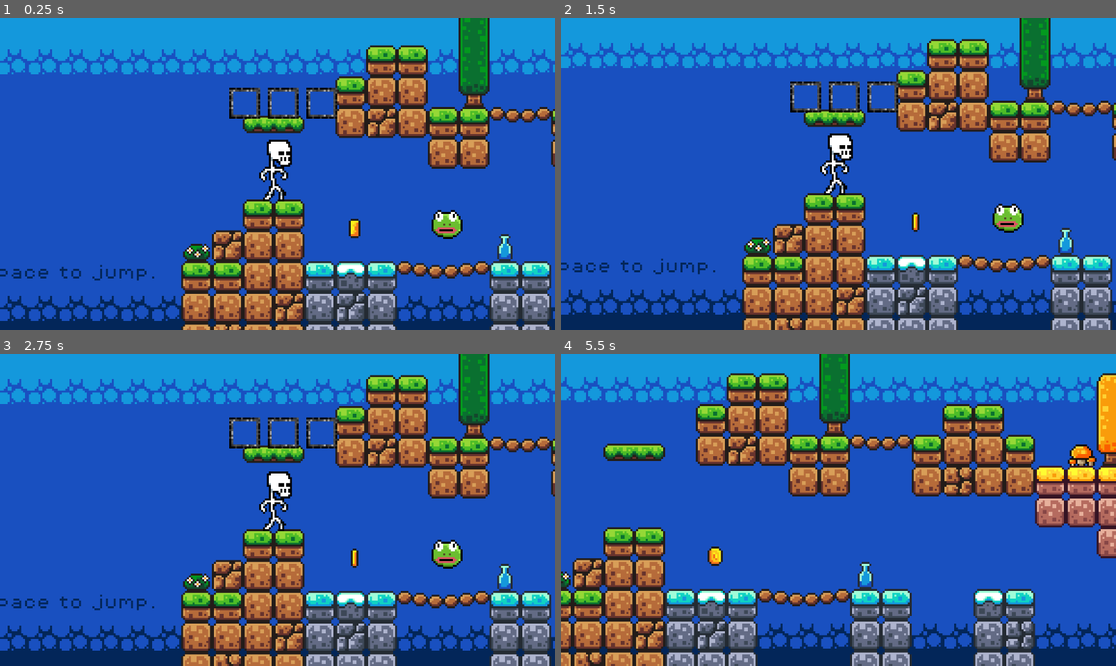
Above: before the commit, frames 1-4 (two rows, left to right).
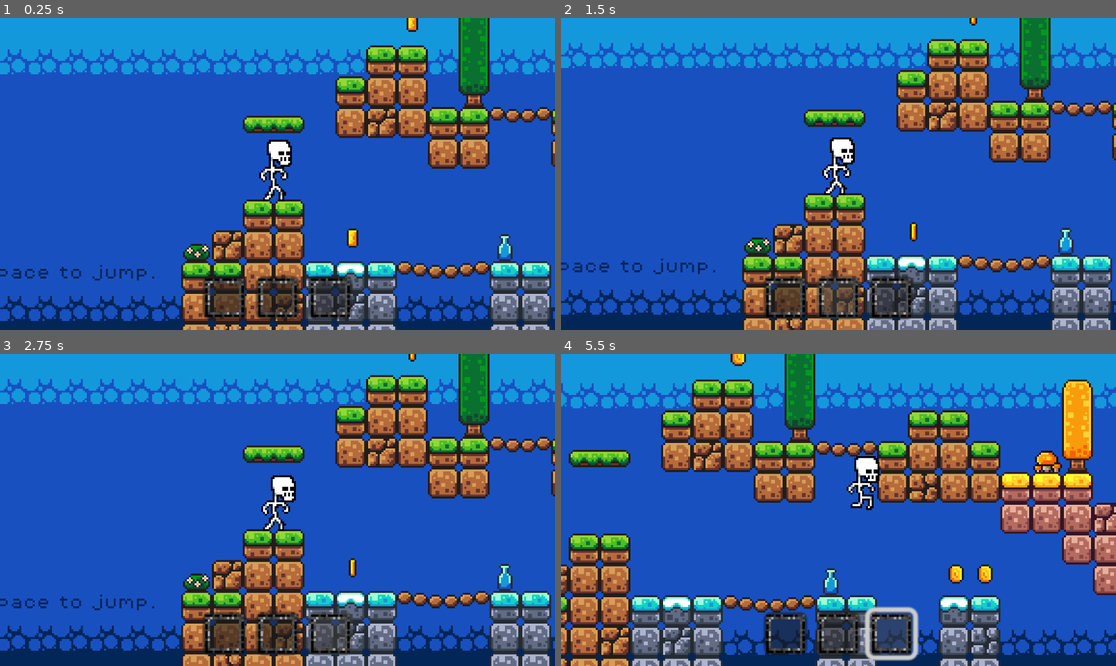
Above: after the commit, the same moments.

Repository: TronicAT/FGJ
Game: Godot game, scene res://scenes/game.tscn
Same seed, same stepped clock (60 frames per second), same inputs: the game is played once before the commit and once after it.
Inputs (mouse positions are in pixels of both pictures, inside the frame that each line leads up to):
- Up to frame 1 (0.25 s): no input
- Up to frame 2 (1.5 s): click (783, 298) at 0.52 s; click (838, 298) at 1.27 s
- Up to frame 3 (2.75 s): click (333, 634) at 2.02 s
- Up to frame 4 (5.5 s): hold Right (move_right) 2.78-4.28 s; tap E (mask_next, bound only before the commit) at 2.85, 4.55, 5.1 s; tap Space (jump) at 3.02, 3.32, 3.77, 3.8, 4.07, 4.35, 5.27 s; tap Q (mask_prev, bound only before the commit) at 3.05, 3.6, 5.3 s; hold Left (move_left) 4.28-5.03 s; hold Right (move_right) from 5.03 s (still down)

The runs differ from the first frame. In frame 1, 4.1% of the frame differs, in the area x 36-84%, y 0-97%; in frame 2, 4.5%; in frame 3, 4.4%; in frame 4, 52%, in the area x 0-100%, y 0-100%.

Commit message:
reset all

Diff:
--- a/GameJam/First Game/default_bus_layout.tres
+++ b/GameJam/First Game/default_bus_layout.tres
@@ -5,11 +5,11 @@
 bus/1/solo = false
 bus/1/mute = false
 bus/1/bypass_fx = false
-bus/1/volume_db = -13.51011
+bus/1/volume_db = -11.9576
 bus/1/send = &"Master"
 bus/2/name = &"SFX"
 bus/2/solo = false
 bus/2/mute = false
 bus/2/bypass_fx = false
-bus/2/volume_db = -9.632782
+bus/2/volume_db = 0.0
 bus/2/send = &"Master"
--- a/GameJam/First Game/project.godot
+++ b/GameJam/First Game/project.godot
@@ -50,17 +50,6 @@
 , Object(InputEventKey,"resource_local_to_scene":false,"resource_name":"","device":-1,"window_id":0,"alt_pressed":false …(183 unchanged characters)…
 ]
 }
-mask_next={
-"deadzone": 0.5,
-"events": [Object(InputEventKey,"resource_local_to_scene":false,"resource_name":"","device":0,"window_id":0,"alt_pressed":false,"shift_pressed":false,"ctrl_pressed":false,"meta_pressed":false,"pressed":false,"keycode":0,"physical_keycode":69,"key_label":0,"unicode":0,"location":0,"echo":false,"script":null)
-, Object(InputEventMouseButton,"resource_local_to_scene":false,"resource_name":"","device":-1,"window_id":0,"alt_pressed":false,"shift_pressed":false,"ctrl_pressed":false,"meta_pressed":false,"button_mask":0,"position":Vector2(0, 0),"global_position":Vector2(0, 0),"factor":1.0,"button_index":4,"canceled":false,"pressed":false,"double_click":false,"script":null)
-]
-}
-mask_prev={
-"deadzone": 0.5,
-"events": [Object(InputEventKey,"resource_local_to_scene":false,"resource_name":"","device":0,"window_id":0,"alt_pressed":false,"shift_pressed":false,"ctrl_pressed":false,"meta_pressed":false,"pressed":false,"keycode":0,"physical_keycode":81,"key_label":0,"unicode":0,"location":0,"echo":false,"script":null)
-]
-}
 
 [rendering]
 
--- /dev/null
+++ b/GameJam/First Game/scenes/Gui/hotbar.tscn
@@ -0,0 +1,21 @@
+[gd_scene format=3 uid="uid://enwike2q3h7q"]
+
+[ext_resource type="PackedScene" uid="uid://c2dmgryxgm5o5" path="res://scenes/Gui/hotbar_slot.tscn" id="1_aiy2w"]
+
+[node name="Hotbar" type="HBoxContainer" unique_id=762887400]
+offset_right = 62.0
+offset_bottom = 18.0
+scale = Vector2(5, 5)
+alignment = 1
+
+[node name="Slot1" parent="." unique_id=1596212299 instance=ExtResource("1_aiy2w")]
+custom_minimum_size = Vector2(18, 18)
+layout_mode = 2
+
+[node name="Slot2" parent="." unique_id=1891148693 instance=ExtResource("1_aiy2w")]
+custom_minimum_size = Vector2(18, 18)
+layout_mode = 2
+
+[node name="Slot3" parent="." unique_id=1611187186 instance=ExtResource("1_aiy2w")]
+custom_minimum_size = Vector2(18, 18)
+layout_mode = 2
--- /dev/null
+++ b/GameJam/First Game/scenes/Gui/hotbar_slot.gd
@@ -0,0 +1,11 @@
+extends Button
+
+
+# Called when the node enters the scene tree for the first time.
+func _ready() -> void:
+	pass # Replace with function body.
+
+
+# Called every frame. 'delta' is the elapsed time since the previous frame.
+func _process(delta: float) -> void:
+	pass
--- /dev/null
+++ b/GameJam/First Game/scenes/Gui/hotbar_slot.tscn
@@ -0,0 +1,13 @@
+[gd_scene format=3 uid="uid://c2dmgryxgm5o5"]
+
+[ext_resource type="Texture2D" uid="uid://bs7eetlphjli" path="res://assets/sprites/InventoryUi.png" id="1_crbfx"]
+[ext_resource type="Script" uid="uid://bpteb5jth5mvk" path="res://scenes/Gui/hotbar_slot.gd" id="1_vbelh"]
+
+[node name="Button" type="Button" unique_id=1596212299]
+offset_right = 18.0
+offset_bottom = 18.0
+script = ExtResource("1_vbelh")
+
+[node name="Sprite2D" type="Sprite2D" parent="." unique_id=670030428]
+position = Vector2(9, 9)
+texture = ExtResource("1_crbfx")
--- a/GameJam/First Game/scenes/game.tscn
+++ b/GameJam/First Game/scenes/game.tscn
@@ -6,11 +6,10 @@
 [ext_resource type="Texture2D" uid="uid://d0q2g65ahgok" path="res://assets/sprites/world_tileset.png" id="2_r1crl"]
 [ext_resource type="PackedScene" uid="uid://bgv5v2fxqlswe" path="res://scenes/platform.tscn" id="3_cmfc3"]
 [ext_resource type="PackedScene" uid="uid://pqp5qaw561fr" path="res://scenes/coin.tscn" id="4_28cek"]
-[ext_resource type="PackedScene" uid="uid://dbguj5rslm1wb" path="res://scenes/ui/ActiveInventoryUI.tscn" id="5_vtaks"]
 [ext_resource type="PackedScene" uid="uid://dtrbka1ef726o" path="res://scenes/killzone.tscn" id="5_x8euu"]
 [ext_resource type="PackedScene" uid="uid://d2w2i5h0lhc6l" path="res://scenes/slime.tscn" id="6_l0s6b"]
 [ext_resource type="FontFile" uid="uid://dbjl1e6kdxpl6" path="res://assets/fonts/PixelOperator8.ttf" id="7_8cblx"]
-[ext_resource type="PackedScene" uid="uid://c7tg6ineb5ts7" path="res://scenes/jump_mask.tscn" id="7_kvpfn"]
+[ext_resource type="PackedScene" uid="uid://enwike2q3h7q" path="res://scenes/Gui/hotbar.tscn" id="10_vtaks"]
 
 [sub_resource type="TileSetAtlasSource" id="TileSetAtlasSource_ashvg"]
 texture = ExtResource("2_r1crl")
@@ -218,13 +217,13 @@
 &"move": SubResource("Animation_bm7kf")
 }
 
-[node name="Game" type="Node2D" unique_id=1577805767]
-
-[node name="GameManager" type="Node" parent="." unique_id=813975169]
+[node name="Game" type="Node2D" unique_id=610318011]
+
+[node name="GameManager" type="Node" parent="." unique_id=1524843585]
 unique_name_in_owner = true
 script = ExtResource("1_l4ihi")
 
-[node name="ScoreLabel" type="Label" parent="GameManager" unique_id=1204028662]
+[node name="ScoreLabel" type="Label" parent="GameManager" unique_id=1664322653]
 offset_left = 513.0
 offset_top = -144.0
 offset_right = 618.0
@@ -236,7 +235,7 @@
 horizontal_alignment = 1
 autowrap_mode = 2
 
-[node name="TileMap" type="TileMap" parent="." unique_id=396358986]
+[node name="TileMap" type="TileMap" parent="." unique_id=1146563320]
 tile_set = SubResource("TileSet_wvtw0")
 format = 2
 layer_0/name = "Background"
@@ -244,59 +243,69 @@
 layer_1/name = "Mid"
 layer_1/tile_data = PackedInt32Array(196609, 0, 0, 196610, 0, 0, 393215, 0, 0, 327680, 0, 0, 327683, 393216, 0, 327684, …(3625 unchanged characters)…
 
-[node name="Player" parent="." unique_id=2117723881 instance=ExtResource("1_rbmkf")]
-light_mask = 3
-visibility_layer = 3
+[node name="Player" parent="." unique_id=1597365151 instance=ExtResource("1_rbmkf")]
 position = Vector2(34, 37)
 
-[node name="Camera2D" type="Camera2D" parent="Player" unique_id=2087779663]
+[node name="Camera2D" type="Camera2D" parent="Player" unique_id=1380497910]
 position = Vector2(0, -7)
 zoom = Vector2(4, 4)
 limit_bottom = 120
 limit_smoothed = true
 position_smoothing_enabled = true
 
-[node name="ActiveInventoryUI" parent="Player" unique_id=1640028499 instance=ExtResource("5_vtaks")]
-offset_left = -25.0
-offset_top = -55.0
-offset_right = 31.0
-offset_bottom = -39.0
-
-[node name="Killzone" parent="." unique_id=763742478 instance=ExtResource("5_x8euu")]
+[node name="Killzone" parent="." unique_id=1741829455 instance=ExtResource("5_x8euu")]
 position = Vector2(74, 141)
 
-[node name="CollisionShape2D" type="CollisionShape2D" parent="Killzone" unique_id=1169477685]
-position = Vector2(114, 15)
+[node name="CollisionShape2D" type="CollisionShape2D" parent="Killzone" unique_id=1946438015]
 shape = SubResource("WorldBoundaryShape2D_cn5tm")
 
-[node name="Items" type="Node" parent="." unique_id=1825166293]
-
-[node name="Jump_Mask" parent="Items" unique_id=567837018 instance=ExtResource("7_kvpfn")]
-position = Vector2(122, 61)
-
-[node name="Coin9" parent="Items" unique_id=1634709396 instance=ExtResource("4_28cek")]
-position = Vector2(74, 63)
-
-[node name="Platforms" type="Node" parent="." unique_id=1120749857]
-
-[node name="Platform" parent="Platforms" unique_id=1440740041 instance=ExtResource("3_cmfc3")]
+[node name="Coins" type="Node" parent="." unique_id=593200249]
+
+[node name="Coin" parent="Coins" unique_id=1697953641 instance=ExtResource("4_28cek")]
+position = Vector2(73, 68)
+
+[node name="Coin2" parent="Coins" unique_id=571953305 instance=ExtResource("4_28cek")]
+position = Vector2(217, 69)
+
+[node name="Coin3" parent="Coins" unique_id=617379183 instance=ExtResource("4_28cek")]
+position = Vector2(232, 69)
+
+[node name="Coin4" parent="Coins" unique_id=1795028962 instance=ExtResource("4_28cek")]
+position = Vector2(104, -44)
+
+[node name="Coin5" parent="Coins" unique_id=890129097 instance=ExtResource("4_28cek")]
+position = Vector2(503, 37)
+
+[node name="Coin6" parent="Coins" unique_id=1776242140 instance=ExtResource("4_28cek")]
+position = Vector2(757, -25)
+
+[node name="Coin7" parent="Coins" unique_id=1254977515 instance=ExtResource("4_28cek")]
+position = Vector2(776, -25)
+
+[node name="Coin8" parent="Coins" unique_id=869160682 instance=ExtResource("4_28cek")]
+position = Vector2(795, -25)
+
+[node name="Coin9" parent="Coins" unique_id=559035769 instance=ExtResource("4_28cek")]
+position = Vector2(584, -108)
+
+[node name="Platforms" type="Node" parent="." unique_id=401400156]
+
+[node name="Platform" parent="Platforms" unique_id=884007764 instance=ExtResource("3_cmfc3")]
 position = Vector2(32, 9)
 
-[node name="Platform2" parent="Platforms" unique_id=441524043 instance=ExtResource("3_cmfc3")]
+[node name="Platform2" parent="Platforms" unique_id=468988166 instance=ExtResource("3_cmfc3")]
 position = Vector2(370, 52)
 
-[node name="AnimationPlayer" type="AnimationPlayer" parent="Platforms/Platform2" unique_id=378081166]
+[node name="AnimationPlayer" type="AnimationPlayer" parent="Platforms/Platform2" unique_id=1178277497]
 libraries/ = SubResource("AnimationLibrary_xuk5v")
 autoplay = &"move"
 
-[node name="Slime" parent="." unique_id=778677678 instance=ExtResource("6_l0s6b")]
-light_mask = 1
-visibility_layer = 1
+[node name="Slime" parent="." unique_id=1953222880 instance=ExtResource("6_l0s6b")]
 position = Vector2(529, 81)
 
-[node name="Labels" type="Node" parent="." unique_id=474820885]
-
-[node name="Label" type="Label" parent="Labels" unique_id=1342480921]
+[node name="Labels" type="Node" parent="." unique_id=1178540950]
+
+[node name="Label" type="Label" parent="Labels" unique_id=1853194206]
 offset_left = -119.0
 offset_top = 82.0
 offset_right = -23.0
@@ -306,7 +315,7 @@
 theme_override_font_sizes/font_size = 8
 text = "Space to jump."
 
-[node name="Label2" type="Label" parent="Labels" unique_id=1178114383]
+[node name="Label2" type="Label" parent="Labels" unique_id=959268045]
 offset_left = 368.0
 offset_top = 78.0
 offset_right = 464.0
@@ -316,7 +325,7 @@
 theme_override_font_sizes/font_size = 8
 text = "Falling hurts..."
 
-[node name="Label3" type="Label" parent="Labels" unique_id=1624129764]
+[node name="Label3" type="Label" parent="Labels" unique_id=1370336136]
 offset_left = 704.0
 offset_top = -48.0
 offset_right = 800.0
@@ -326,7 +335,7 @@
 theme_override_font_sizes/font_size = 8
 text = "Almost there..."
 
-[node name="Label4" type="Label" parent="Labels" unique_id=305150099]
+[node name="Label4" type="Label" parent="Labels" unique_id=48599193]
 offset_left = 520.0
 offset_top = -163.0
 offset_right = 616.0
@@ -336,3 +345,18 @@
 theme_override_font_sizes/font_size = 8
 text = "Great job!"
 horizontal_alignment = 1
+
+[node name="CanvasLayer" type="CanvasLayer" parent="." unique_id=1326392316]
+
+[node name="Hotbar" parent="CanvasLayer" unique_id=762887400 instance=ExtResource("10_vtaks")]
+anchors_preset = 7
+anchor_left = 0.5
+anchor_top = 1.0
+anchor_right = 0.5
+anchor_bottom = 1.0
+offset_left = -154.99997
+offset_top = -112.0
+offset_right = -92.99997
+offset_bottom = -94.0
+grow_horizontal = 2
+grow_vertical = 0
--- /dev/null
+++ b/GameJam/First Game/scenes/hotbar.tscn
@@ -0,0 +1,17 @@
+[gd_scene format=3 uid="uid://tyymmry31ntu"]
+
+[ext_resource type="Texture2D" uid="uid://bs7eetlphjli" path="res://assets/sprites/InventoryUi.png" id="1_yj1xu"]
+
+[node name="slot_gui" type="Button" unique_id=1089052055]
+offset_right = 14.0
+offset_bottom = 14.0
+
+[node name="Sprite2D" type="Sprite2D" parent="." unique_id=2097133185]
+position = Vector2(7, 7)
+scale = Vector2(0.75, 0.75)
+texture = ExtResource("1_yj1xu")
+
+[node name="CenterContainer" type="CenterContainer" parent="." unique_id=2126599783]
+layout_mode = 0
+offset_right = 14.0
+offset_bottom = 14.0
--- a/GameJam/First Game/scenes/jump_mask.tscn
+++ /dev/null
@@ -1,18 +0,0 @@
-[gd_scene format=3 uid="uid://c7tg6ineb5ts7"]
-
-[ext_resource type="Script" uid="uid://dolr4d4rh7rw5" path="res://scripts/Inventory/jump_mask.gd" id="1_pfopm"]
-[ext_resource type="Resource" uid="uid://b0jvvadu3r1oi" path="res://scripts/Inventory/jump_mask.tres" id="2_fyqkm"]
-[ext_resource type="Texture2D" uid="uid://ef00fuvkuhua" path="res://assets/sprites/sammakko_maski.png" id="2_j3liq"]
-
-[sub_resource type="CircleShape2D" id="CircleShape2D_fyqkm"]
-radius = 9.0
-
-[node name="Jump_Mask" type="Area2D" unique_id=567837018]
-script = ExtResource("1_pfopm")
-item_resource = ExtResource("2_fyqkm")
-
-[node name="Sprite2D" type="Sprite2D" parent="." unique_id=58104851]
-texture = ExtResource("2_j3liq")
-
-[node name="CollisionShape2D" type="CollisionShape2D" parent="." unique_id=566569899]
-shape = SubResource("CircleShape2D_fyqkm")
--- a/GameJam/First Game/scenes/killzone.tscn
+++ b/GameJam/First Game/scenes/killzone.tscn
@@ -1,12 +1,12 @@
-[gd_scene format=3 uid="uid://dtrbka1ef726o"]
+[gd_scene load_steps=2 format=3 uid="uid://dtrbka1ef726o"]
 
-[ext_resource type="Script" uid="uid://bxbfhc03gjji8" path="res://scripts/killzone.gd" id="1_bq345"]
+[ext_resource type="Script" path="res://scripts/killzone.gd" id="1_bq345"]
 
-[node name="Killzone" type="Area2D" unique_id=997054608]
+[node name="Killzone" type="Area2D"]
 collision_mask = 2
 script = ExtResource("1_bq345")
 
-[node name="Timer" type="Timer" parent="." unique_id=771485824]
+[node name="Timer" type="Timer" parent="."]
 wait_time = 0.6
 one_shot = true
 
--- a/GameJam/First Game/scenes/player.tscn
+++ b/GameJam/First Game/scenes/player.tscn
@@ -88,20 +88,17 @@
 }],
 "loop": true,
 "name": &"idle",
-"speed": 5.0
+"speed": 6.0
 }, {
 "frames": [{
 "duration": 1.0,
-"texture": SubResource("AtlasTexture_fulsm")
+"texture": SubResource("AtlasTexture_y4r1p")
 }],
 "loop": true,
 "name": &"jump",
 "speed": 5.0
 }, {
 "frames": [{
-"duration": 1.0,
-"texture": SubResource("AtlasTexture_y4r1p")
-}, {
 "duration": 1.0,
 "texture": SubResource("AtlasTexture_d2wvv")
 }, {
@@ -122,25 +119,30 @@
 }, {
 "duration": 1.0,
 "texture": SubResource("AtlasTexture_qfm1y")
+}, {
+"duration": 1.0,
+"texture": SubResource("AtlasTexture_fulsm")
 }],
 "loop": true,
 "name": &"run",
 "speed": 10.0
 }]
 
-[sub_resource type="CapsuleShape2D" id="CapsuleShape2D_y4r1p"]
+[sub_resource type="CapsuleShape2D" id="CapsuleShape2D_4r5pv"]
 radius = 7.0
-height = 28.0
 
-[node name="Player" type="CharacterBody2D" unique_id=1018222663]
+[node name="Player" type="CharacterBody2D" unique_id=385045133]
 z_index = 5
+collision_layer = 2
 script = ExtResource("1_ofpvf")
 
-[node name="AnimatedSprite2D" type="AnimatedSprite2D" parent="." unique_id=216498402]
+[node name="AnimatedSprite2D" type="AnimatedSprite2D" parent="." unique_id=1263272379]
 position = Vector2(0, -12)
 sprite_frames = SubResource("SpriteFrames_81gkq")
 animation = &"run"
+autoplay = "idle"
+frame_progress = 0.51135176
 
-[node name="CollisionShape2D" type="CollisionShape2D" parent="." unique_id=1810498172]
-position = Vector2(-1, -11)
-shape = SubResource("CapsuleShape2D_y4r1p")
+[node name="CollisionShape2D" type="CollisionShape2D" parent="." unique_id=840089866]
+position = Vector2(-1, -12)
+shape = SubResource("CapsuleShape2D_4r5pv")
--- a/GameJam/First Game/scenes/slime.tscn
+++ b/GameJam/First Game/scenes/slime.tscn
@@ -43,30 +43,26 @@
 [sub_resource type="RectangleShape2D" id="RectangleShape2D_u4xjq"]
 size = Vector2(10, 14)
 
-[node name="Slime" type="Node2D" unique_id=604308746]
-light_mask = 3
-visibility_layer = 3
+[node name="Slime" type="Node2D"]
 script = ExtResource("1_fxbww")
 
-[node name="AnimatedSprite2D" type="AnimatedSprite2D" parent="." unique_id=1139783388]
+[node name="AnimatedSprite2D" type="AnimatedSprite2D" parent="."]
 position = Vector2(0, -12)
 sprite_frames = SubResource("SpriteFrames_a8uf2")
 autoplay = "default"
 frame = 2
 frame_progress = 0.722655
 
-[node name="Killzone" parent="." unique_id=1339440930 instance=ExtResource("2_aiwyj")]
-light_mask = 7
-visibility_layer = 7
+[node name="Killzone" parent="." instance=ExtResource("2_aiwyj")]
 
-[node name="CollisionShape2D" type="CollisionShape2D" parent="Killzone" unique_id=1528623302]
+[node name="CollisionShape2D" type="CollisionShape2D" parent="Killzone"]
 position = Vector2(0, -7)
 shape = SubResource("RectangleShape2D_u4xjq")
 
-[node name="RayCastRight" type="RayCast2D" parent="." unique_id=2018899459]
+[node name="RayCastRight" type="RayCast2D" parent="."]
 position = Vector2(0, -7)
 target_position = Vector2(9, 0)
 
-[node name="RayCastLeft" type="RayCast2D" parent="." unique_id=1971395508]
+[node name="RayCastLeft" type="RayCast2D" parent="."]
 position = Vector2(0, -7)
 target_position = Vector2(-9, 0)
--- a/GameJam/First Game/scenes/ui/ActiveInventoryUI.tscn
+++ /dev/null
@@ -1,31 +0,0 @@
-[gd_scene format=3 uid="uid://dbguj5rslm1wb"]
-
-[ext_resource type="Script" uid="uid://h4l1vtvwmuce" path="res://scenes/ui/active_inventory_ui.gd" id="1_qlvt8"]
-[ext_resource type="Texture2D" uid="uid://bs7eetlphjli" path="res://assets/sprites/InventoryUi.png" id="2_ycio1"]
-
-[node name="ActiveInventoryUI" type="Control" unique_id=1640028499]
-layout_mode = 3
-anchors_preset = 0
-offset_right = 56.0
-offset_bottom = 16.0
-script = ExtResource("1_qlvt8")
-
-[node name="HBoxContainer" type="HBoxContainer" parent="." unique_id=1992524243]
-layout_mode = 0
-offset_right = 56.0
-offset_bottom = 16.0
-
-[node name="Slot1" type="TextureRect" parent="HBoxContainer" unique_id=769923089]
-layout_mode = 2
-texture = ExtResource("2_ycio1")
-stretch_mode = 4
-
-[node name="Slot2" type="TextureRect" parent="HBoxContainer" unique_id=2145541356]
-layout_mode = 2
-texture = ExtResource("2_ycio1")
-stretch_mode = 4
-
-[node name="Slot3" type="TextureRect" parent="HBoxContainer" unique_id=32146755]
-layout_mode = 2
-texture = ExtResource("2_ycio1")
-stretch_mode = 4
--- a/GameJam/First Game/scenes/ui/active_inventory_ui.gd
+++ /dev/null
@@ -1,37 +0,0 @@
-extends Control
-
-@export var player: CharacterBody2D
-var slot_nodes: Array
-
-func _ready():
-	slot_nodes = $HBoxContainer.get_children()
-
-	if player != null and player.active_inventory != null:
-		player.active_inventory.connect("item_changed", Callable(self, "_on_item_changed"))
-
-	_update_ui()
-
-func _on_item_changed(item):
-	_update_ui()
-
-func _update_ui():
-	if player == null or player.active_inventory == null:
-		return
-
-	var inv = player.active_inventory
-
-	for i in range(slot_nodes.size()):
-		var slot = slot_nodes[i]
-
-		if i < inv.slots.size():
-			var item = inv.slots[i]
-
-			if item.has("sprite") and item.sprite != null:
-				slot.texture = item.sprite
-			else:
-				slot.texture = null
-
-			slot.modulate = Color(1, 1, 1) if i == inv.current_index else Color(0.5, 0.5, 0.5)
-		else:
-			slot.texture = null
-			slot.modulate = Color(0.5, 0.5, 0.5)
--- a/GameJam/First Game/scripts/Inventory/active_inv.gd
+++ /dev/null
@@ -1,28 +0,0 @@
-extends Node
-class_name ActiveInventory
-
-var slots: Array = []       # sisältää Item-olioita
-var max_slots: int = 3
-var current_index: int = 0
-
-signal item_changed(item: Item)
-
-func add_item(item: Item) -> bool:
-	if item.type != Item.ItemType.ACTIVE:
-		return false
-	if slots.size() < max_slots:
-		slots.append(item)
-		emit_signal("item_changed", slots[current_index])
-		return true
-	return false
-
-func switch_item(direction: int) -> void:
-	if slots.size() == 0:
-		return
-	current_index = (current_index + direction) % slots.size()
-	emit_signal("item_changed", slots[current_index])
-
-func get_current_item() -> Item:
-	if slots.size() == 0:
-		return null
-	return slots[current_index]
--- a/GameJam/First Game/scripts/Inventory/items.gd
+++ /dev/null
@@ -1,12 +0,0 @@
-extends Resource
-class_name Item
-
-enum ItemType { PASSIVE, ACTIVE }
-
-@export var name: String = ""
-@export var type: ItemType = Item.ItemType.ACTIVE
-@export var sprite: Texture2D
-
-
-#JumpMP
-@export var jump_multiplier: float = 1.0
--- a/GameJam/First Game/scripts/Inventory/jump_mask.gd
+++ /dev/null
@@ -1,12 +0,0 @@
-extends Area2D
-
-@export var item_resource: Item
-
-func _ready():
-	connect("body_entered", Callable(self, "_on_body_entered"))
-
-func _on_body_entered(body):
-	print("Collision detected with:", body.name)
-	if body is CharacterBody2D:
-		body.collect_item(item_resource)
-		queue_free()
--- a/GameJam/First Game/scripts/Inventory/jump_mask.tres
+++ /dev/null
@@ -1,11 +0,0 @@
-[gd_resource type="Resource" script_class="Item" format=3 uid="uid://b0jvvadu3r1oi"]
-
-[ext_resource type="Script" uid="uid://cuf26ffrecrx6" path="res://scripts/Inventory/items.gd" id="1_aymue"]
-[ext_resource type="Texture2D" uid="uid://ef00fuvkuhua" path="res://assets/sprites/sammakko_maski.png" id="2_x0b7b"]
-
-[resource]
-script = ExtResource("1_aymue")
-name = "Jump Mask"
-sprite = ExtResource("2_x0b7b")
-jump_multiplier = 2.0
-metadata/_custom_type_script = "uid://cuf26ffrecrx6"
--- a/GameJam/First Game/scripts/Inventory/key.gd
+++ /dev/null
@@ -1,22 +0,0 @@
-extends Node
-class_name Key
-
-var items: Array = []
-
-func add_item(item: Item) -> void:
-	if item.type == Item.ItemType.PASSIVE and not has_item(item.name):
-		items.append(item)
-
-func has_item(item_name: String) -> bool:
-	for item in items:
-		if item.name == item_name:
-			return true
-	return false
-
-# Item use and removal
-func use_item(item_name: String) -> bool:
-	for i in range(items.size()):
-		if items[i].name == item_name:
-			items.remove_at(i)
-			return true
-	return false
--- a/GameJam/First Game/scripts/player.gd
+++ b/GameJam/First Game/scripts/player.gd
@@ -1,82 +1,33 @@
 extends CharacterBody2D
 
-# === INVENTORY ===
-var passive_inventory: Item           # esim. avain
-var active_inventory: ActiveInventory # max 3 maskia
 
-# === STATS ===
-var jump_multiplier := 1.0
-var speed_multiplier := 1.0
-
-# === MOVEMENT CONSTANTS ===
 const SPEED = 130.0
 const JUMP_VELOCITY = -300.0
+
+# Get the gravity from the project settings to be synced with RigidBody nodes.
 var gravity = ProjectSettings.get_setting("physics/2d/default_gravity")
 
 @onready var animated_sprite = $AnimatedSprite2D
 
-# === READY ===
-func _ready():
-	passive_inventory = null
-
-	active_inventory = ActiveInventory.new()
-	add_child(active_inventory)
-	active_inventory.connect("item_changed", Callable(self, "_on_item_changed"))
-
-# === ITEM SIGNAL HANDLER ===
-func _on_item_changed(item: Item) -> void:
-	jump_multiplier = 1.0
-
-	if item == null:
-		return
-	if item.type != Item.ItemType.ACTIVE:
-		return
-
-	jump_multiplier = item.jump_multiplier
-
-# === ITEM COLLECTION ===
-func collect_item(item: Item):
-	if item == null:
-		print("No item!")
-		return
-
-	print("Collected item:", item.name, "type:", item.type)
-
-	if item.type == Item.ItemType.ACTIVE:
-		if active_inventory.add_item(item):
-			print("Mask added:", item.name)
-		else:
-			print("Mask inventory full!")
-	elif item.type == Item.ItemType.PASSIVE:
-		passive_inventory = item
-		print("Key collected!")
-
-# === PHYSICS PROCESS ===
 func _physics_process(delta):
-	# Vaihda maskia inputilla
-	if Input.is_action_just_pressed("mask_next"):
-		active_inventory.switch_item(1)
-	if Input.is_action_just_pressed("mask_prev"):
-		active_inventory.switch_item(-1)
-
-	# Gravity
+	# Add the gravity.
 	if not is_on_floor():
 		velocity.y += gravity * delta
 
-	# Jump
+	# Handle jump.
 	if Input.is_action_just_pressed("jump") and is_on_floor():
-		velocity.y = JUMP_VELOCITY * jump_multiplier
+		velocity.y = JUMP_VELOCITY
 
-	# Vaakasuuntainen liike
+	# Get the input direction: -1, 0, 1
 	var direction = Input.get_axis("move_left", "move_right")
 
-	# Flip sprite
+	# Flip the Sprite
 	if direction > 0:
 		animated_sprite.flip_h = false
 	elif direction < 0:
 		animated_sprite.flip_h = true
 
-	# Animoinnit
+	# Play animations
 	if is_on_floor():
 		if direction == 0:
 			animated_sprite.play("idle")
@@ -85,15 +36,10 @@
 	else:
 		animated_sprite.play("jump")
 
-	# Liike
-	if direction != 0:
-		velocity.x = direction * SPEED * speed_multiplier
+	# Apply movement
+	if direction:
+		velocity.x = direction * SPEED
 	else:
-		velocity.x = move_toward(velocity.x, 0, SPEED * speed_multiplier)
+		velocity.x = move_toward(velocity.x, 0, SPEED)
 
 	move_and_slide()
-
-# === DIE / RESPAWN ===
-func die():
-	print("Player died! Respawning...")
-	velocity = Vector2.ZERO               # Nollaa nopeus
Binary file added: GameJam/First Game/assets/sprites/knight.png
Not shown, added: GameJam/First Game/assets/sprites/knight.png.import
Not shown, added: GameJam/First Game/scenes/Gui/hotbar_slot.gd.uid
Not shown: 1 places in GameJam/First Game/scenes/player.tscn that only renumber resources
Not shown: 1 places in GameJam/First Game/scenes/slime.tscn that only renumber resources
Not shown, removed: GameJam/First Game/scenes/ui/active_inventory_ui.gd.uid
Not shown, removed: GameJam/First Game/scripts/Inventory/active_inv.gd.uid
Not shown, removed: GameJam/First Game/scripts/Inventory/items.gd.uid
Not shown, removed: GameJam/First Game/scripts/Inventory/jump_mask.gd.uid
Not shown, removed: GameJam/First Game/scripts/Inventory/key.gd.uid
